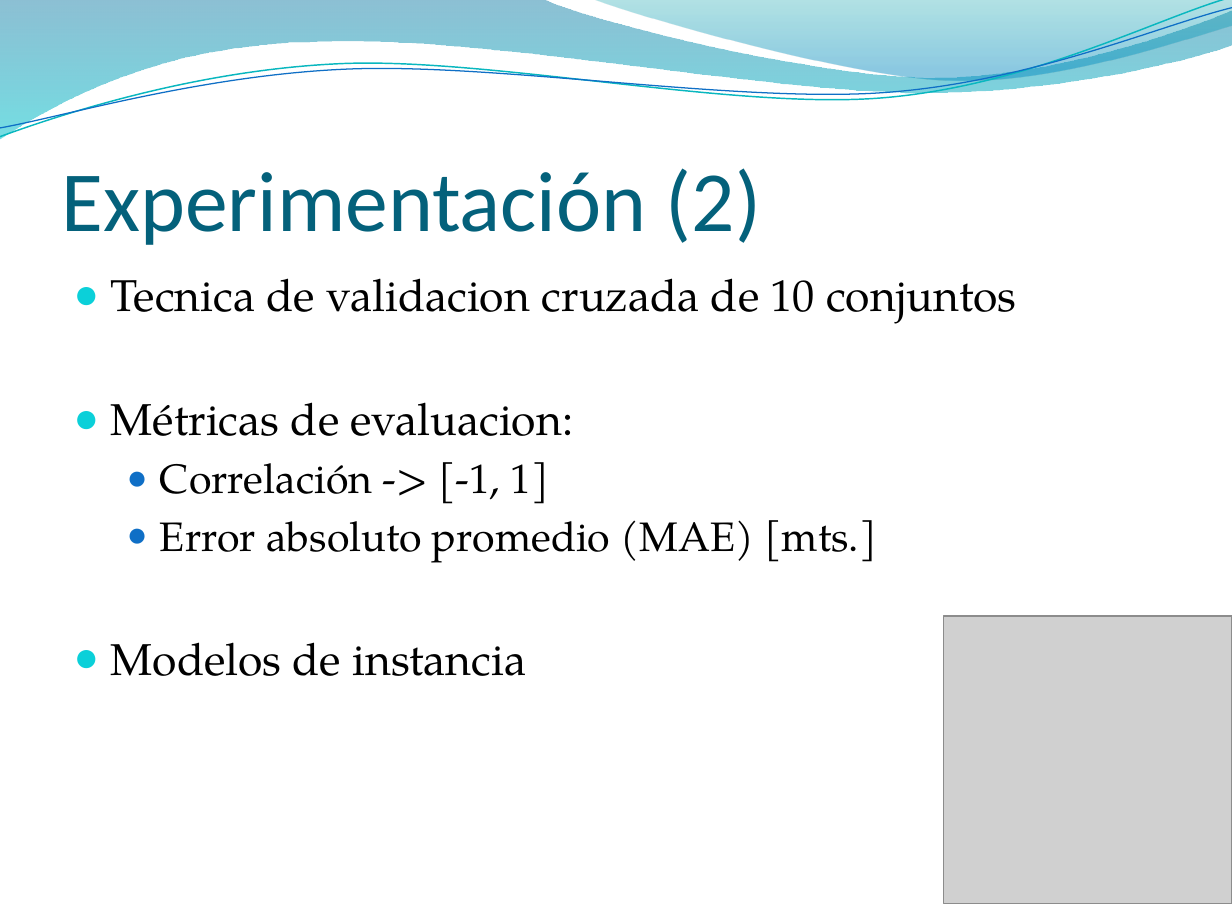
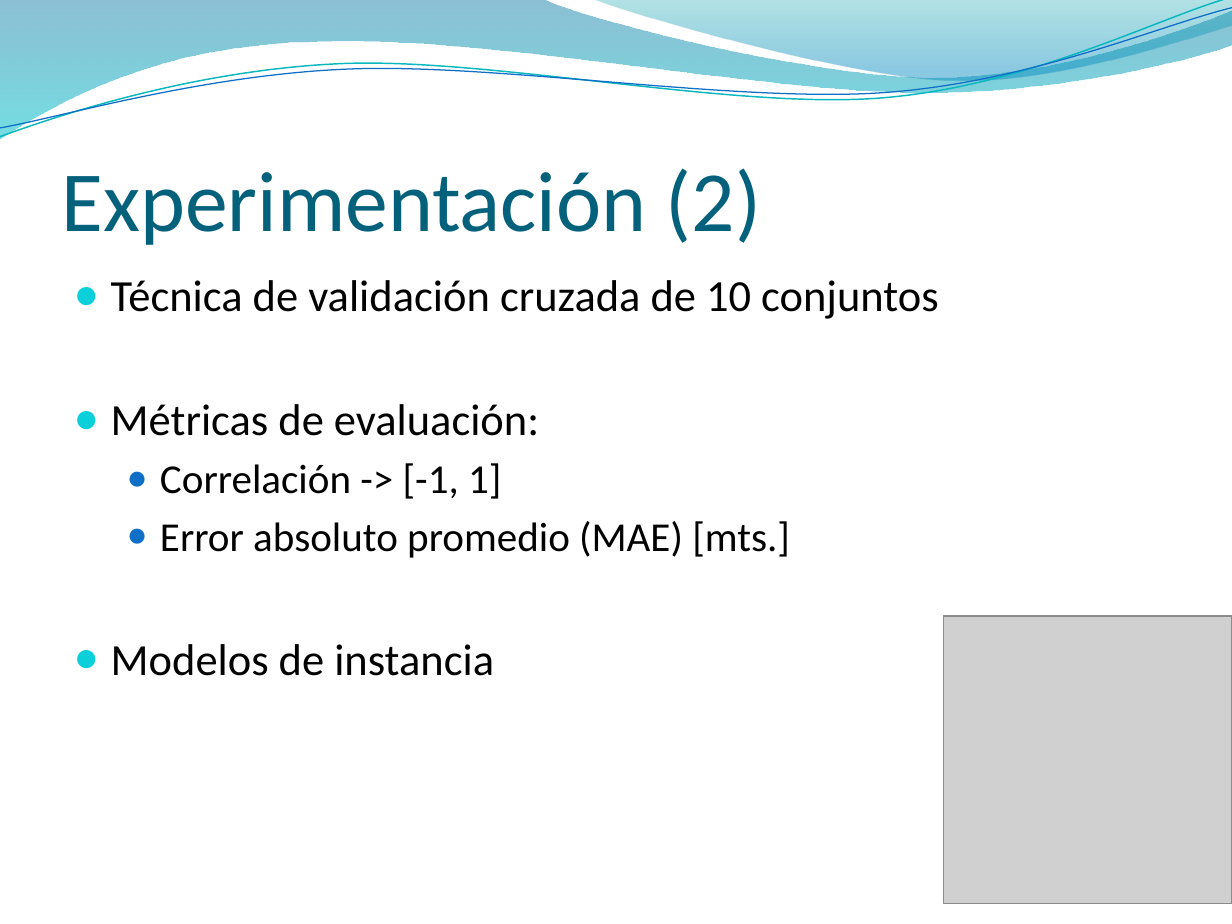
Before and after one commit to jaffadog/neuralito, a slide deck: slide 5 of neuralito/ArfGen/docs/Entregas/Informe Final/presentacion/maxi.pptx. Drawn at 1232x924 pixels with LibreOffice and Linux fonts; fonts in the diff are those of the drawing; grey boxes stand for pictures; background and template pictures are left out. Boxes give left, top, right and bottom in pixels: in the first picture for what was removed or moved away, otherwise in the second. Text is boxed around its words. In the diff, an @@ line names an element or a change of style, - is before the commit and + after.

```diff
--- a/neuralito/ArfGen/docs/Entregas/Informe Final/presentacion/maxi.pptx
+++ b/neuralito/ArfGen/docs/Entregas/Informe Final/presentacion/maxi.pptx
@@ text at bbox=[111, 280, 939, 436]: text changed; font TeX Gyre Pagella to Calibri @@
-● Tecnica de validacion cruzada de 10 conjuntos
-● Métricas de evaluacion:
+● Técnica de validación cruzada de 10 conjuntos
+● Métricas de evaluación:
@@ text at bbox=[111, 463, 790, 676]: font TeX Gyre Pagella to Calibri in "Correlación -> [-1, 1]", "Error absoluto promedio (MAE) [mts.]", "Modelos de instancia" @@
```
Also in this commit, not shown: 26 other slides changed.
